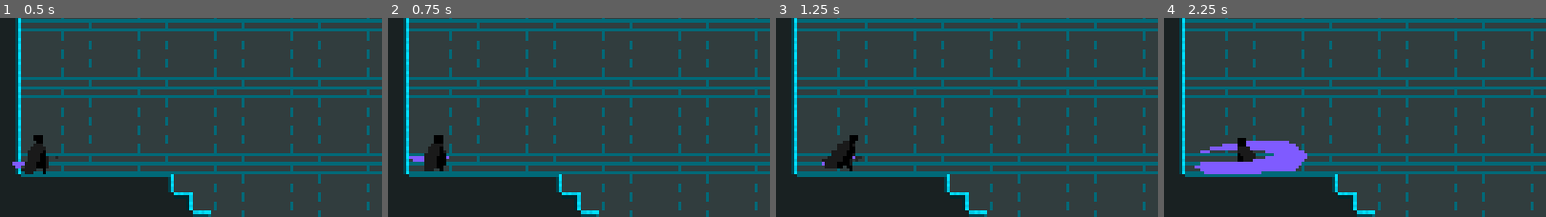
Above: before the commit, frames 1-4 (left to right).
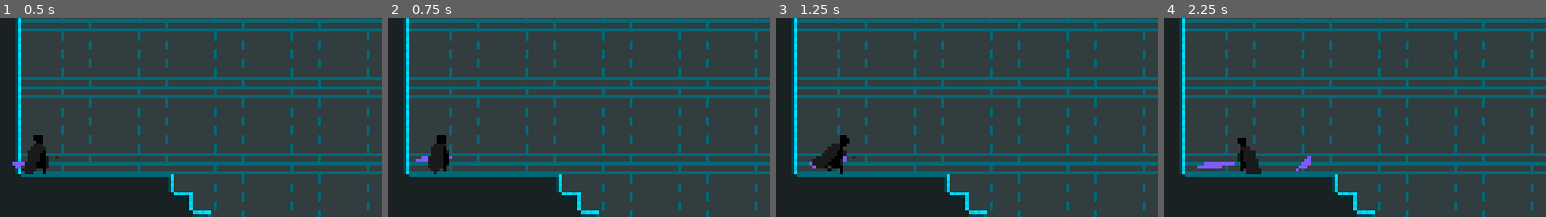
Above: after the commit, the same moments.

Repository: AnejMajnik/soulsvania
Game: Godot game, scene res://scenes/game.tscn
The game is run twice, just before and just after one commit, with the same random seed, the same clock (stepped at 60 frames per second) and the same inputs. Sound files missing from this copy of the repository are replaced by a short silence.
Inputs (mouse positions are % of the whole screen's width and height, from its top left):
- Up to frame 1 (0.5 s): no input
- Up to frame 2 (0.75 s): tap Enter at 0.5 s; move the mouse to (72, 48) at 0.52 s; hold D (move_right) from 0.53 s (still down); click (72, 48) at 0.6 s
- Up to frame 3 (1.25 s): keep holding D (move_right); tap Space (jump) at 0.77 s
- Up to frame 4 (2.25 s): release D (move_right) at 1.25 s; click (3, 6) at 1.25 s; tap Space (jump) at 2 s; move the mouse to (30, 59) at 2.02 s; hold D (move_right) from 2.03 s (still down); right-click (30, 59) at 2.1 s
The pictures show only the part of the screen within x 0-50%, y 37-87%; the shares and areas given below are measured in that part.

Frame 1 is identical in both runs. In frame 2, 0.6% of the frame differs, in the area x 5-17%, y 58-79%; in frame 3, 1.2%; in frame 4, 2.9%, in the area x 8-39%, y 61-79%.

Commit message:
More balancing

Diff:
--- /dev/null
+++ b/default_bus_layout.tres
@@ -0,0 +1,4 @@
+[gd_resource type="AudioBusLayout" format=3 uid="uid://b6lnqv1uulw7p"]
+
+[resource]
+bus/0/volume_db = 0.06726074
--- a/scenes/bosses/slime_boss.tscn
+++ b/scenes/bosses/slime_boss.tscn
@@ -933,7 +933,7 @@
 metadata/_custom_type_script = "uid://bt027fcrq1hh2"
 
 [node name="TelegraphTimer" type="Timer" parent="StateMachine/Attack/AttackStateMachine/DashAttack" unique_id=1138907610]
-wait_time = 0.85
+wait_time = 0.9
 one_shot = true
 
 [node name="BeamAttack" type="Node" parent="StateMachine/Attack/AttackStateMachine" unique_id=735258066]
--- a/scenes/player.tscn
+++ b/scenes/player.tscn
@@ -600,8 +600,8 @@
 
 [sub_resource type="Animation" id="Animation_g5jhy"]
 resource_name = "combo_hit_1"
-length = 0.4
-step = 0.05882353
+length = 0.33333334
+step = 0.055555556
 tracks/0/type = "value"
 tracks/0/imported = false
 tracks/0/enabled = true
@@ -621,7 +621,7 @@
 tracks/1/interp = 1
 tracks/1/loop_wrap = true
 tracks/1/keys = {
-"times": PackedFloat32Array(0, 0.06666667, 0.13333334, 0.20000002, 0.26666668, 0.33333334),
+"times": PackedFloat32Array(0, 0.055555556, 0.11111111, 0.16666667, 0.22222222, 0.2777778),
 "transitions": PackedFloat32Array(1, 1, 1, 1, 1, 1),
 "update": 1,
 "values": [0, 1, 2, 3, 4, 5]
@@ -633,7 +633,7 @@
 tracks/2/interp = 1
 tracks/2/loop_wrap = true
 tracks/2/keys = {
-"times": PackedFloat32Array(0.13333334),
+"times": PackedFloat32Array(0),
 "transitions": PackedFloat32Array(1),
 "update": 1,
 "values": [true]
@@ -645,7 +645,7 @@
 tracks/3/interp = 1
 tracks/3/loop_wrap = true
 tracks/3/keys = {
-"times": PackedFloat32Array(0.2, 0.4),
+"times": PackedFloat32Array(0.16666667, 0.33333334),
 "transitions": PackedFloat32Array(1, 1),
 "values": [{
 "args": [],
@@ -658,8 +658,8 @@
 
 [sub_resource type="Animation" id="Animation_i4ail"]
 resource_name = "combo_hit_1_recovery"
-length = 0.1764706
-step = 0.05882353
+length = 0.16666667
+step = 0.055555556
 tracks/0/type = "value"
 tracks/0/imported = false
 tracks/0/enabled = true
@@ -679,7 +679,7 @@
 tracks/1/interp = 1
 tracks/1/loop_wrap = true
 tracks/1/keys = {
-"times": PackedFloat32Array(0, 0.06666667, 0.13333334),
+"times": PackedFloat32Array(0, 0.055555556, 0.11111111),
 "transitions": PackedFloat32Array(1, 1, 1),
 "update": 1,
 "values": [0, 1, 2]
@@ -687,8 +687,8 @@
 
 [sub_resource type="Animation" id="Animation_a38lo"]
 resource_name = "combo_hit_2"
-length = 0.7058824
-step = 0.05882353
+length = 0.6111111
+step = 0.055555556
 tracks/0/type = "value"
 tracks/0/imported = false
 tracks/0/enabled = true
@@ -708,7 +708,7 @@
 tracks/1/interp = 1
 tracks/1/loop_wrap = true
 tracks/1/keys = {
-"times": PackedFloat32Array(0, 0.06666667, 0.13333334, 0.20000002, 0.26666668, 0.33333334, 0.40000004, 0.4666667, 0.53333336, 0.6, 0.6666667),
+"times": PackedFloat32Array(0, 0.055555556, 0.11111111, 0.16666667, 0.22222222, 0.2777778, 0.33333334, 0.3888889, 0.44444445, 0.5, 0.5555556),
 "transitions": PackedFloat32Array(1, 1, 1, 1, 1, 1, 1, 1, 1, 1, 1),
 "update": 1,
 "values": [0, 1, 2, 3, 4, 5, 6, 7, 8, 9, 10]
@@ -720,7 +720,7 @@
 tracks/2/interp = 1
 tracks/2/loop_wrap = true
 tracks/2/keys = {
-"times": PackedFloat32Array(0.13333333),
+"times": PackedFloat32Array(0.11111111),
 "transitions": PackedFloat32Array(1),
 "update": 1,
 "values": [true]
@@ -732,7 +732,7 @@
 tracks/3/interp = 1
 tracks/3/loop_wrap = true
 tracks/3/keys = {
-"times": PackedFloat32Array(0.13333334),
+"times": PackedFloat32Array(0.11111111),
 "transitions": PackedFloat32Array(1),
 "values": [{
 "args": [],
@@ -1064,7 +1064,6 @@
 position = Vector2(1, -16)
 sprite_frames = SubResource("SpriteFrames_nrent")
 animation = &"idle"
-frame = 1
 
 [node name="AnimationPlayer" type="AnimationPlayer" parent="." unique_id=1016761409]
 unique_name_in_owner = true
@@ -1215,7 +1214,7 @@
 
 [node name="DashCooldown" type="Timer" parent="Timers" unique_id=737137251]
 unique_name_in_owner = true
-wait_time = 2.0
+wait_time = 1.75
 one_shot = true
 
 [node name="SlowDownTimer" type="Timer" parent="Timers" unique_id=1466789359]
--- a/scripts/player/states/player_combo_hit_1.gd
+++ b/scripts/player/states/player_combo_hit_1.gd
@@ -21,24 +21,18 @@
 	if Input.is_action_just_pressed("attack_combo"):
 		continue_combo = true
 
-	# Slow movement
-	var direction := Input.get_axis("move_left", "move_right")
-	if direction != 0:
-		player.velocity.x = direction * player.SPEED/5
-	else:
-		player.velocity.x = 0
-
 	# Dash
 	if Input.is_action_just_pressed("dash") and player.dash_available:
 		switch_state.emit(dash_state)
 
 func enter_state() -> void:
 	continue_combo = false
-	player.velocity.x = 0
 	animation_player.play("combo_hit_1")
+	player.velocity.x = 80 * player.get_current_direction()
 
 func physics_update(_delta: float) -> void:
 	read_inputs()
+	player.velocity.x = move_toward(player.velocity.x, 0, 7)
 
 func deal_damage():
 	for body in hit_1_area.get_overlapping_bodies():
--- a/scripts/player/states/player_combo_hit_2.gd
+++ b/scripts/player/states/player_combo_hit_2.gd
@@ -12,21 +12,16 @@
 
 func enter_state() -> void:
 	animation_player.play("combo_hit_2")
+	player.velocity.x = 100 * player.get_current_direction()
 
 func read_inputs() -> void:
 	# Dash
 	if Input.is_action_just_pressed("dash") and player.dash_available:
 		switch_state.emit(dash_state)
 
-	# Slow movement
-	var direction := Input.get_axis("move_left", "move_right")
-	if direction != 0:
-		player.velocity.x = direction * player.SPEED/5
-	else:
-		player.velocity.x = 0
-
 func physics_update(_delta: float) -> void:
 	read_inputs()
+	player.velocity.x = move_toward(player.velocity.x, 0, 8)
 
 func deal_damage():
 	for body in hit_2_area.get_overlapping_bodies():
--- a/scripts/player/states/player_combo_recover.gd
+++ b/scripts/player/states/player_combo_recover.gd
@@ -12,13 +12,6 @@
 	if Input.is_action_just_pressed("attack_combo"):
 		switch_state.emit(combo_continue)
 
-	# Slow movement
-	var direction := Input.get_axis("move_left", "move_right")
-	if direction != 0:
-		player.velocity.x = direction * player.SPEED/5
-	else:
-		player.velocity.x = 0
-
 	# Dash
 	if Input.is_action_just_pressed("dash") and player.dash_available:
 		switch_state.emit(dash_state)
@@ -28,6 +21,7 @@
 
 func enter_state() -> void:
 	animation_player.play("combo_hit_1_recovery")
+	player.velocity.x = 0
 
 func _on_animation_player_animation_finished(anim_name: StringName) -> void:
 	if anim_name == "combo_hit_1_recovery":
--- a/scripts/slime_boss/states/dash_attack.gd
+++ b/scripts/slime_boss/states/dash_attack.gd
@@ -9,7 +9,7 @@
 
 @onready var slam: AudioStreamPlayer2D = %Slam
 
-const DASH_SPEED = 700
+const DASH_SPEED = 680
 const DAMAGE: int = 30
 
 enum Substate { TELEGRAPH, ATTACK }
